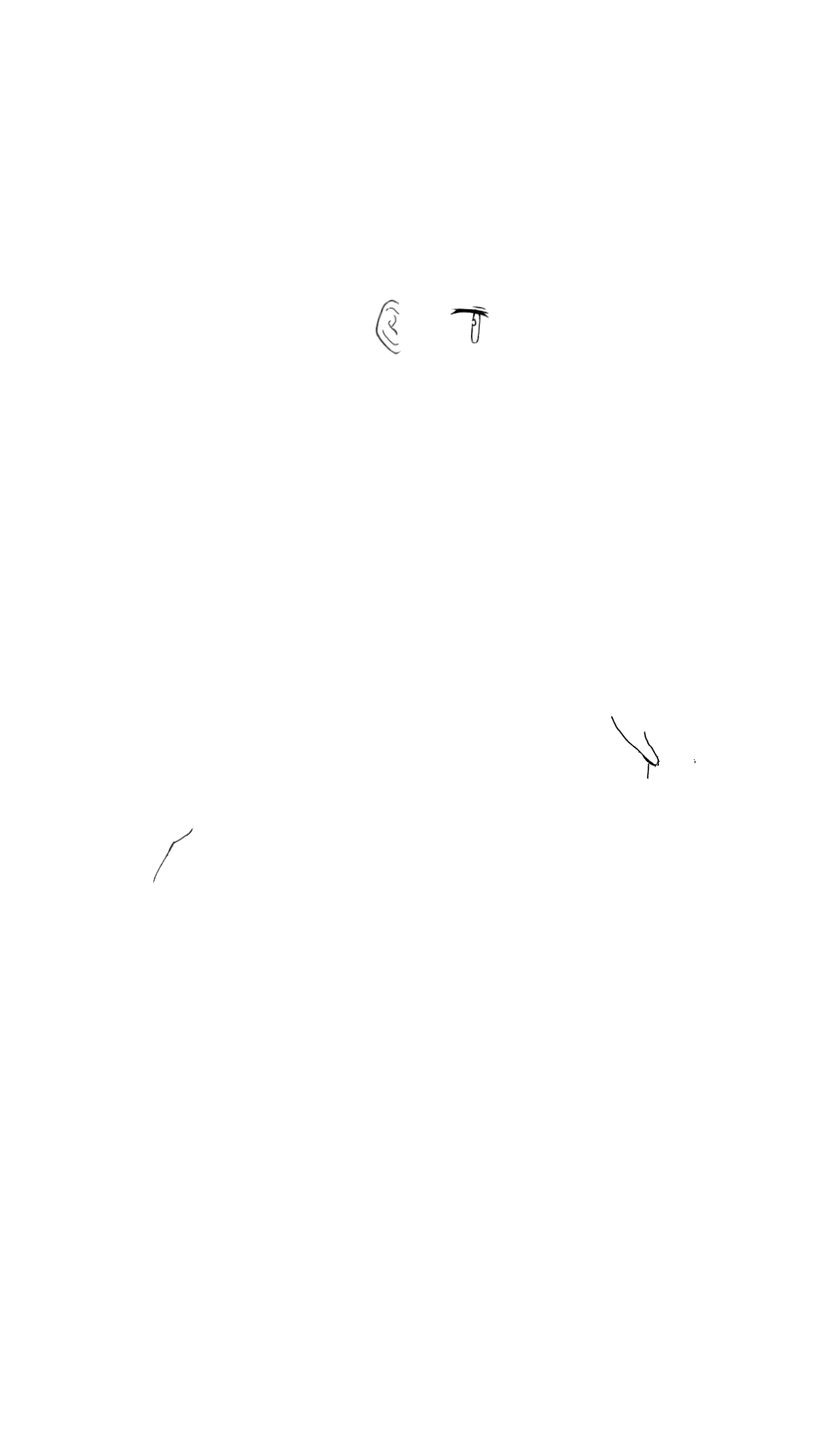
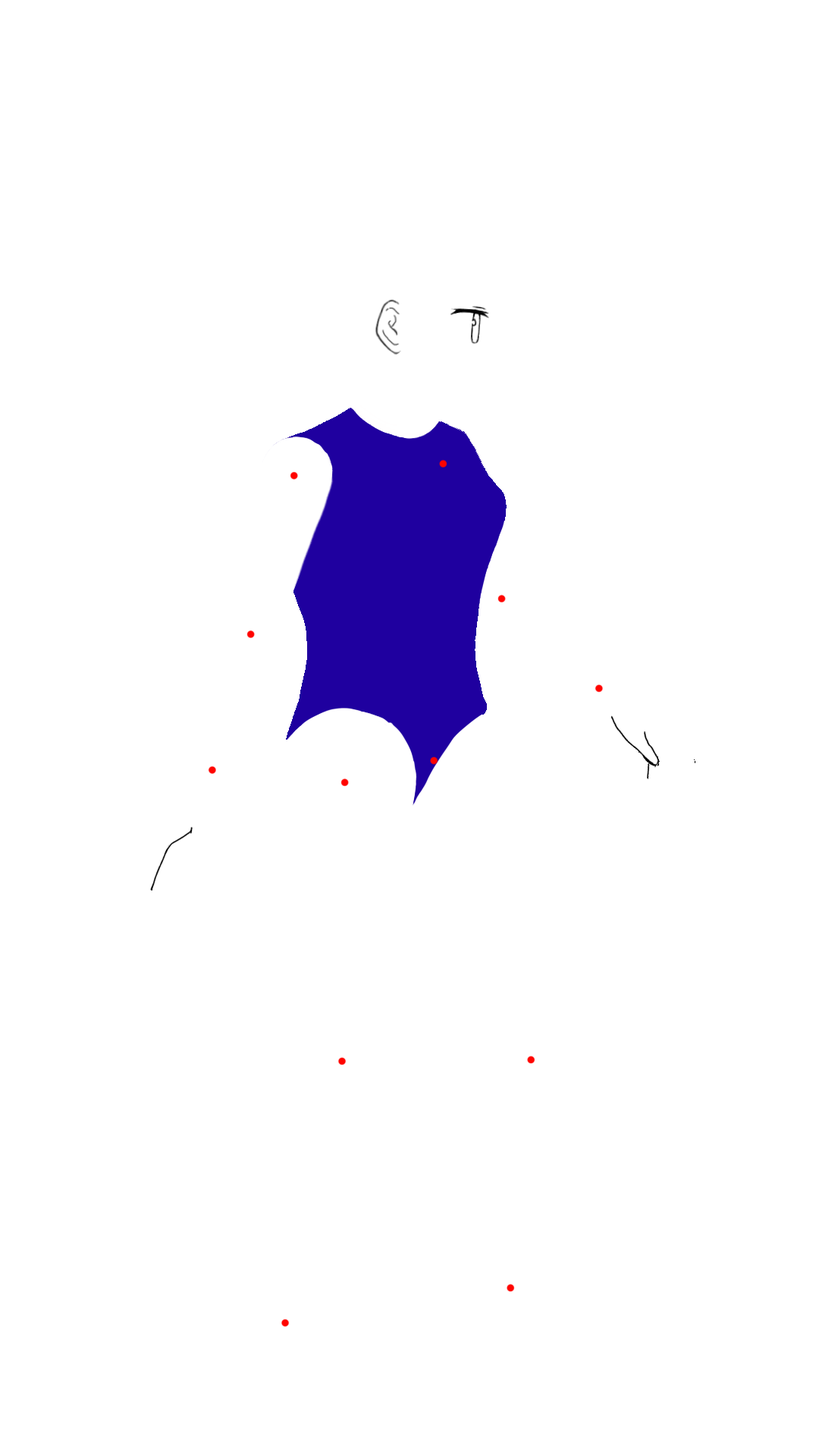
Two versions of the same layered image (819x1455). Layer-by-layer changes:
added layer "中心点" above "フォルダ 1" over <box>207,459,603,1328</box>
added layer "右手" in group "右腕" over <box>150,766,217,891</box>
hid "レイヤー 29", moved it into group "右腕", painted on it over <box>207,631,603,785</box>
added layer "右上腕" in group "右腕" over <box>246,435,334,660</box>
removed layer "レイヤー 22" from group "右腕" over <box>150,766,217,891</box>
added layer "右脛" in group "右足" over <box>281,1057,347,1328</box>
renamed "レイヤー 6" to "右腿", painted on it over <box>285,679,436,1066</box>
showed "レイヤー 19", moved it into group "頭", painted on it over <box>246,407,490,641</box>
hid "レイヤー 18", moved it into group "頭", painted on it over <box>246,407,507,643</box>
showed "レイヤー 17", moved it into group "頭", painted on it over <box>315,407,536,1293</box>
hid "レイヤー 16", moved it into group "胴体", painted on it over <box>262,407,603,1293</box>
hid "レイヤー 14", moved it into group "胴体", painted on it over <box>296,658,536,1066</box>
showed "レイヤー 13", moved it into group "胴体", painted on it over <box>262,407,507,806</box>
renamed "レイヤー 1" to "首", painted on it over <box>262,407,507,806</box>
hid "レイヤー 12", painted on it over <box>351,662,536,1293</box>
showed "レイヤー 11", moved it into group "左足", painted on it over <box>281,1284,515,1328</box>
hid "レイヤー 10", moved it into group "左足", painted on it over <box>281,1055,536,1328</box>
showed "レイヤー 9", moved it into group "左足", painted on it over <box>338,1055,536,1293</box>
hid "レイヤー 8", moved it into group "左足", painted on it over <box>285,727,536,1293</box>
showed "レイヤー 7", moved it into group "左足", painted on it over <box>285,692,536,1066</box>
hid "レイヤー 5", moved it into group "左腕", painted on it over <box>374,421,603,786</box>
renamed "レイヤー 26" to "左下腕", painted on it over <box>476,570,603,705</box>
renamed "レイヤー 24" to "左上腕", painted on it over <box>404,424,507,624</box>
…and 4 more changes (2 added, 1 painted, 1 removed, 1 renamed, 1 visibility)
